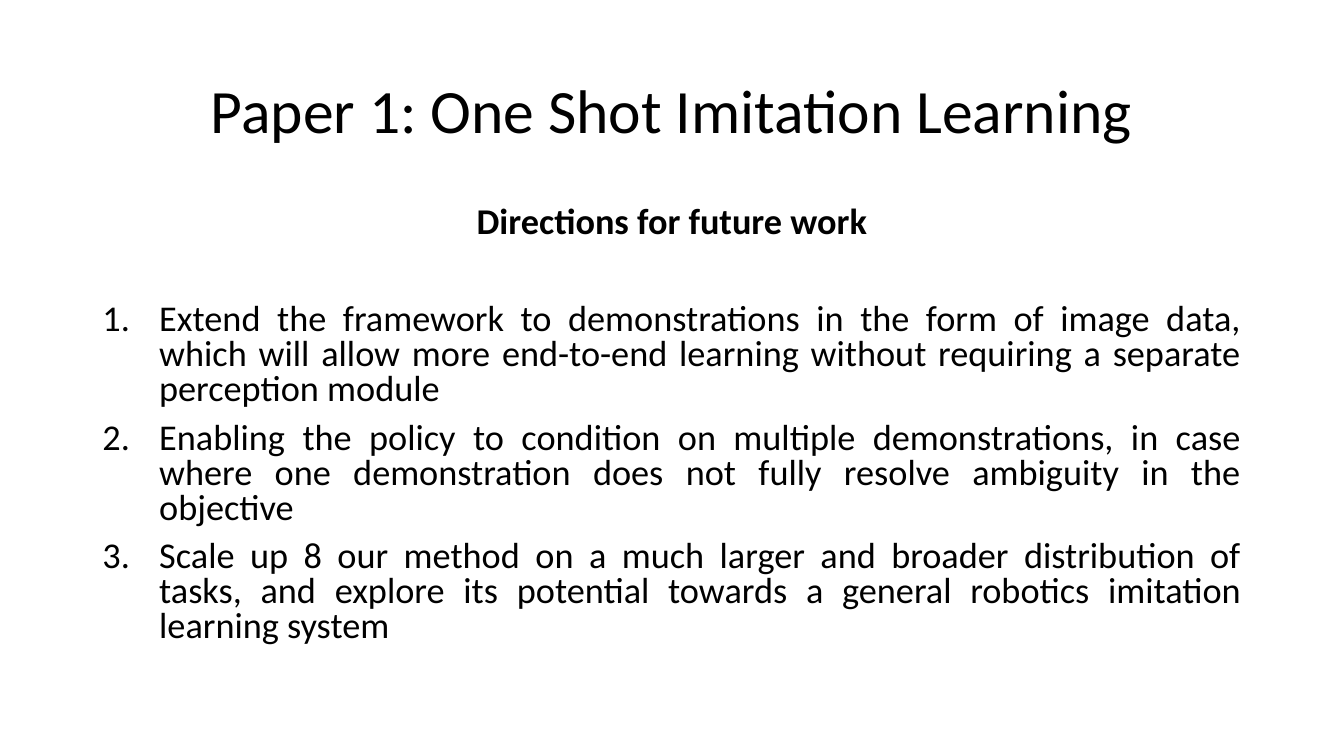
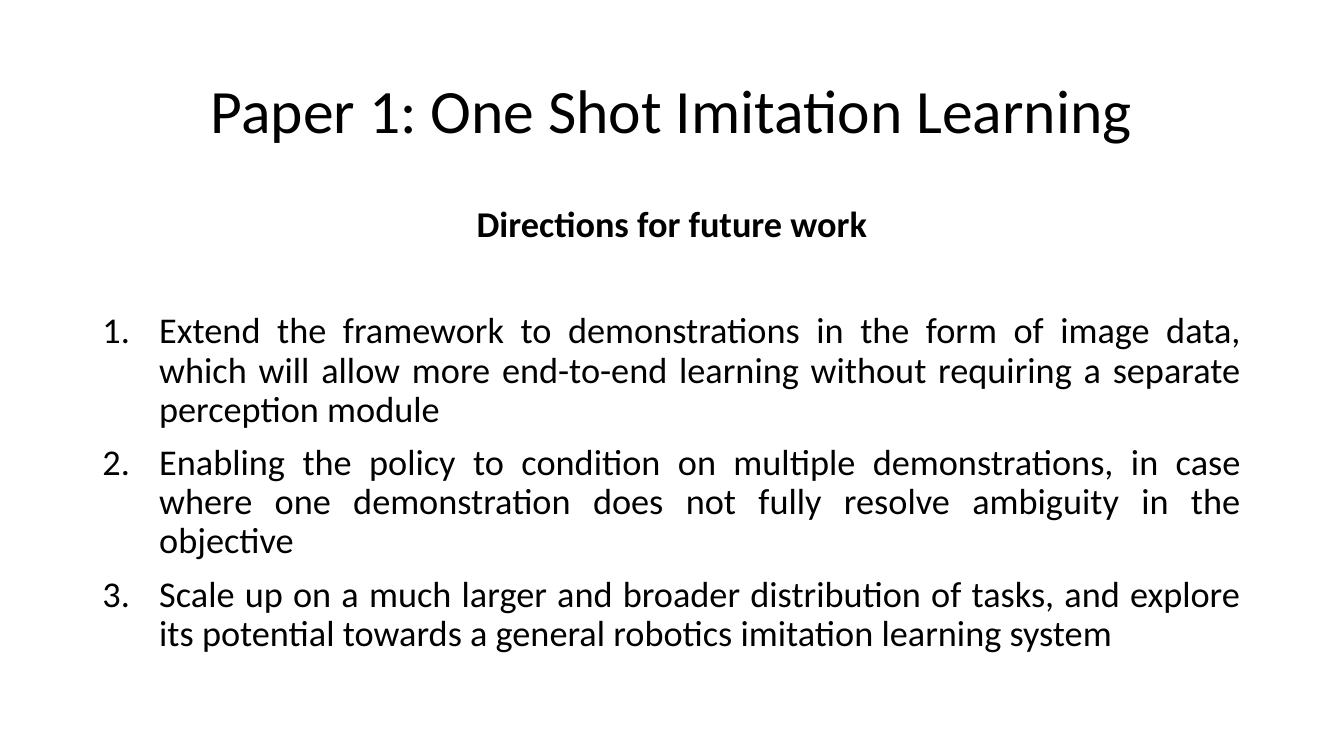
Before and after one commit to kaushikbalasundar/CPDM_DoBot, a slide deck: slide 6 of PPT1_Proposal.pptx (slide 7 before the commit). Drawn at 1344x756 pixels with LibreOffice and Linux fonts; fonts in the diff are those of the drawing. Boxes give left, top, right and bottom in pixels: in the first picture for what was removed or moved away, otherwise in the second. Text is boxed around its words. In the diff, an @@ line names an element or a change of style, - is before the commit and + after.

```diff
--- a/PPT1_Proposal.pptx
+++ b/PPT1_Proposal.pptx
@@ text at (x1=159, y1=211, x2=1241, y2=560): line spacing 0.8 to 0.9 @@
@@ text at (x1=159, y1=581, x2=1240, y2=653): text changed @@
-3. Scale up 8 our method on a much larger and broader distribution of tasks, and explore its potential towards a general robotics imitation learning system
+3. Scale up on a much larger and broader distribution of tasks, and explore its potential towards a general robotics imitation learning system
```
Also in this commit, not shown: 4 other slides changed, 5 slides added, 4 slides removed, 2 other files.
